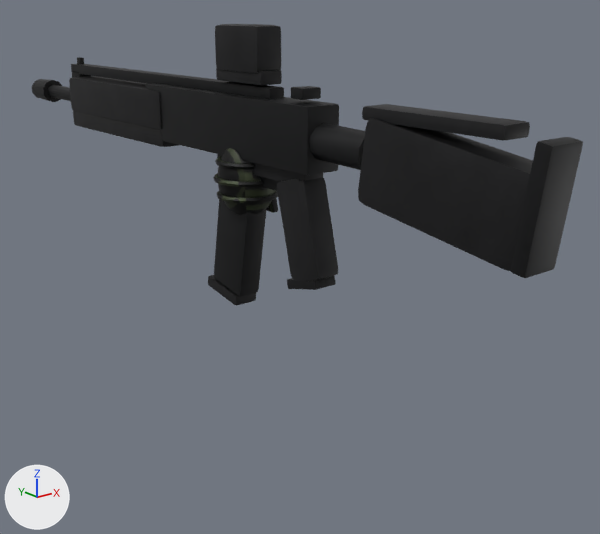
The glTF model cs/modelos/armas.glb, before and after one commit.
Rendered twice from a camera (50 mm lens) standing at (-0.565, -0.706, 0.195) and looking at (0.054, 0.067, -0.114). Every picture has the same lights, and +X, +Y and +Z are marked at lower left. The first picture is the older version.

Objects in the first picture: 'fuzil', 'granada', 'pistola'.
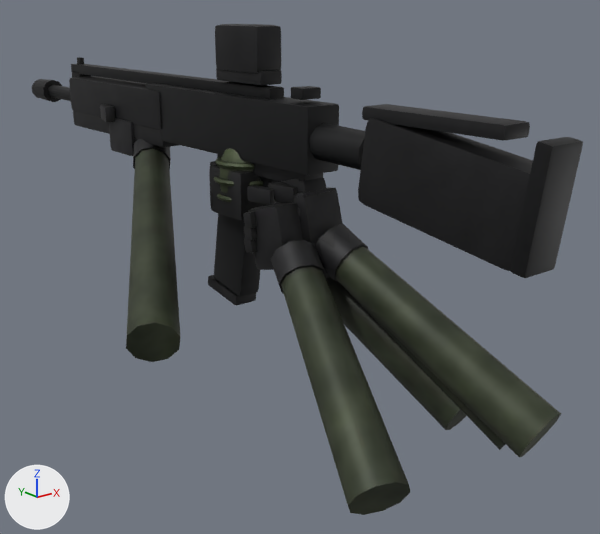
Changed parts and their boxes (x1, y1, x2, y2) in the pictures (600 x 534 px):
'maos_fuzil', added
    after: (100, 104, 561, 457)
'maos_pistola', added
    after: (243, 182, 505, 515)
'maos_granada', added
    after: (209, 161, 467, 430)
'pistola', unchanged, covered by the edit
    before: (217, 154, 338, 290)
    after: (217, 154, 330, 278)
'granada', unchanged, covered by the edit
    before: (213, 148, 278, 215)
    after: (214, 148, 263, 202)

Edits to the bpy script that builds the scene:
```text
Add img_textura_maos_pistola:
    img_textura_maos_pistola = load_image('_textura_maos_pistola', '_unpacked/_textura_maos_pistola', 512, 512, 'sRGB')
Add img_textura_maos_granada:
    img_textura_maos_granada = load_image('_textura_maos_granada', '_unpacked/_textura_maos_granada', 512, 512, 'sRGB')
Add img_textura_maos_fuzil:
    img_textura_maos_fuzil = load_image('_textura_maos_fuzil', '_unpacked/_textura_maos_fuzil', 512, 512, 'sRGB')
Add mat_maos_pistola:
    mat_maos_pistola = principled_material('maos_pistola')
    mat_maos_pistola.texture = img_textura_maos_pistola
    mat_maos_pistola.metallic = 0.35
    mat_maos_pistola.roughness = 0.55
Add mat_maos_granada:
    mat_maos_granada = principled_material('maos_granada')
    mat_maos_granada.texture = img_textura_maos_granada
    mat_maos_granada.metallic = 0.35
    mat_maos_granada.roughness = 0.55
Add mat_maos_fuzil:
    mat_maos_fuzil = principled_material('maos_fuzil')
    mat_maos_fuzil.texture = img_textura_maos_fuzil
    mat_maos_fuzil.metallic = 0.35
    mat_maos_fuzil.roughness = 0.55
Add me_d_palma_001:
    me_d_palma_001.from_pydata(...)  # 640 vertices, 1224 faces; spans x -0.147..0.088, y -0.287..0.048, z -0.234..0.01
    me_d_palma_001.materials.append(mat_maos_pistola)  # picture img_textura_maos_pistola
Add me_d_palma_002:
    me_d_palma_002.from_pydata(...)  # 376 vertices, 720 faces; spans x -0.034..0.079, y -0.225..0.137, z -0.225..0.042
    me_d_palma_002.materials.append(mat_maos_granada)  # picture img_textura_maos_granada
Add me_d_palma:
    me_d_palma.from_pydata(...)  # 752 vertices, 1440 faces; spans x -0.205..0.079, y -0.314..0.425, z -0.215..0.061
    me_d_palma.materials.append(mat_maos_fuzil)  # picture img_textura_maos_fuzil
Add ob_maos_pistola:
    ob_maos_pistola = bpy.data.objects.new('maos_pistola', me_d_palma_001)
    ob_maos_pistola.location = (0.0, 0.0, 0.0)
Add ob_maos_granada:
    ob_maos_granada = bpy.data.objects.new('maos_granada', me_d_palma_002)
    ob_maos_granada.location = (0.0, 0.0, 0.0)
Add ob_maos_fuzil:
    ob_maos_fuzil = bpy.data.objects.new('maos_fuzil', me_d_palma)
    ob_maos_fuzil.location = (0.0, 0.0, 0.0)
```
